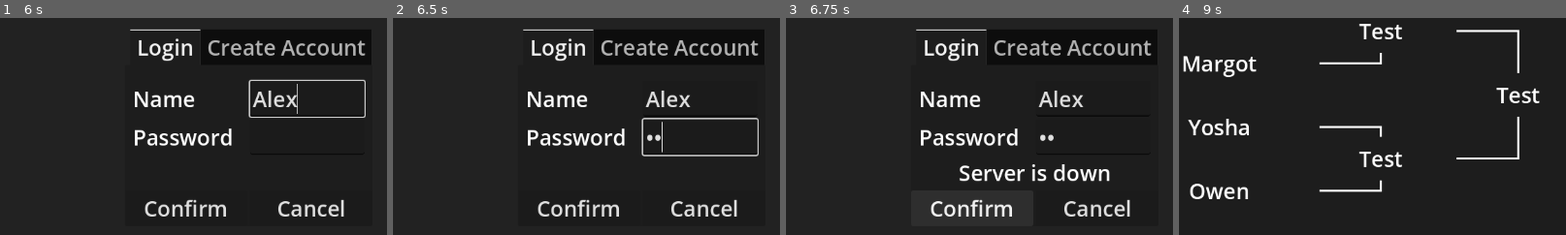
Above: before the commit, frames 1-4 (left to right).
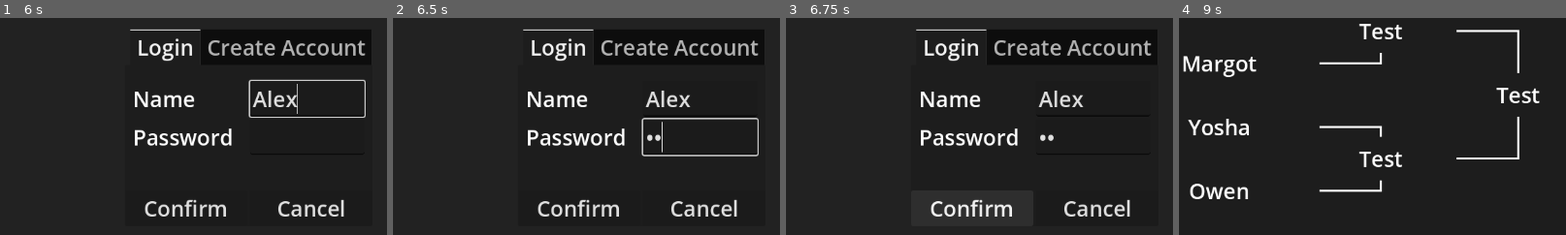
Above: after the commit, the same moments.

Repository: ibe-denaux/TekkenTournamentManager
Game: Godot game, scene res://scenes/home.tscn
Same seed, same stepped clock (60 frames per second), same inputs: the game is played once before the commit and once after it. The engine's default icon, where the game draws it, is replaced by a stand-in: a white triangle on a blue panel in a dark square.
Inputs (mouse positions are % of the whole screen's width and height, from its top left):
- Up to frame 1 (6 s): click "Home" at 0.5 s; click "Register" at 1.25 s; click "Choose Fighter" at 2 s; click "Gamble" at 2.75 s; click "Shop" at 3.5 s; click "Rankings" at 4.25 s; click "Login" at 5 s; click (68, 44) at 5.77 s; type "Alex" at 5.85 s
- Up to frame 2 (6.5 s): click (68, 53) at 6 s; type "12" at 6.08 s
- Up to frame 3 (6.75 s): click "Confirm" at 6.5 s
- Up to frame 4 (9 s): click "Confirm" at 7.25 s; click "Logout" at 8 s; click "Home" at 8.75 s
The pictures show only the part of the screen within x 28-78%, y 25-75%; the shares and areas given below are measured in that part.

Frames 1-2 are identical in both runs. In frame 3, 1.3% of the frame differs, in the area x 44-84%, y 67-76%; in frame 4, nothing differs.

Commit message:
Set server address

Diff:
--- a/project/globals/NetworkUtil.gd
+++ b/project/globals/NetworkUtil.gd
@@ -8,7 +8,7 @@
 	set(value):
 		user_name = value
 		set_user_name(value)
-var server_address: String = "http://127.0.0.1:5000/"
+var server_address: String = "https://ibedenaux.pythonanywhere.com/"
 var logged_in: bool = false
 
 var server_ok_response: String = "ok"
